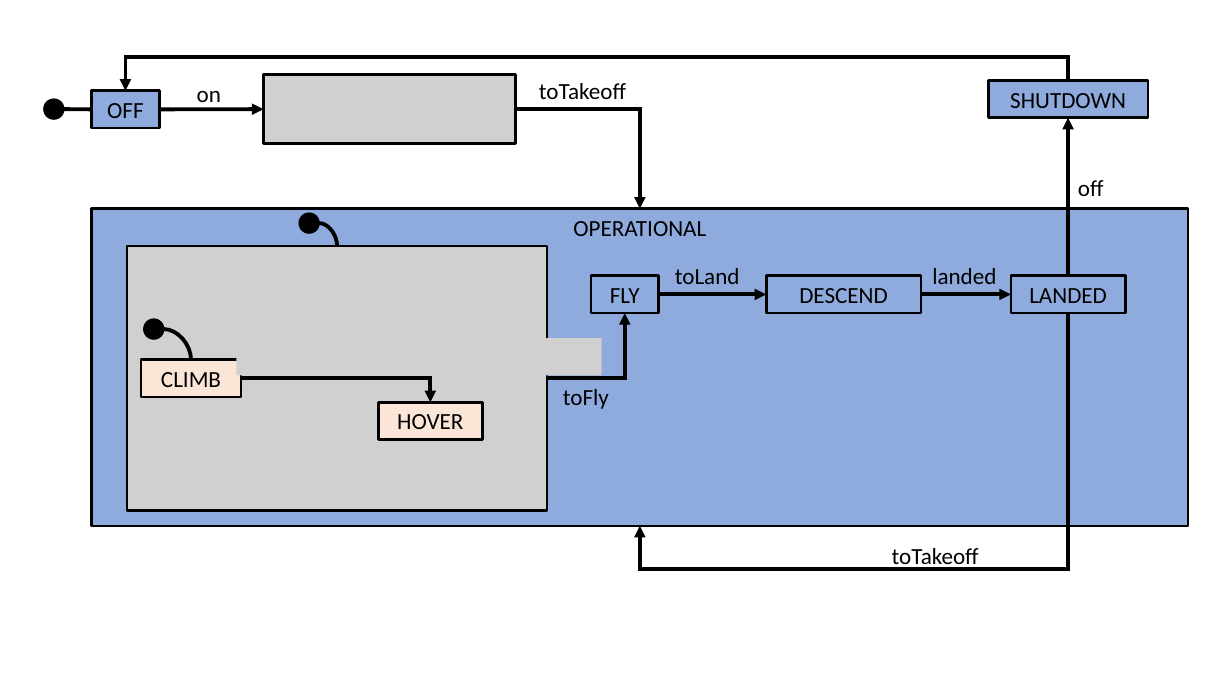
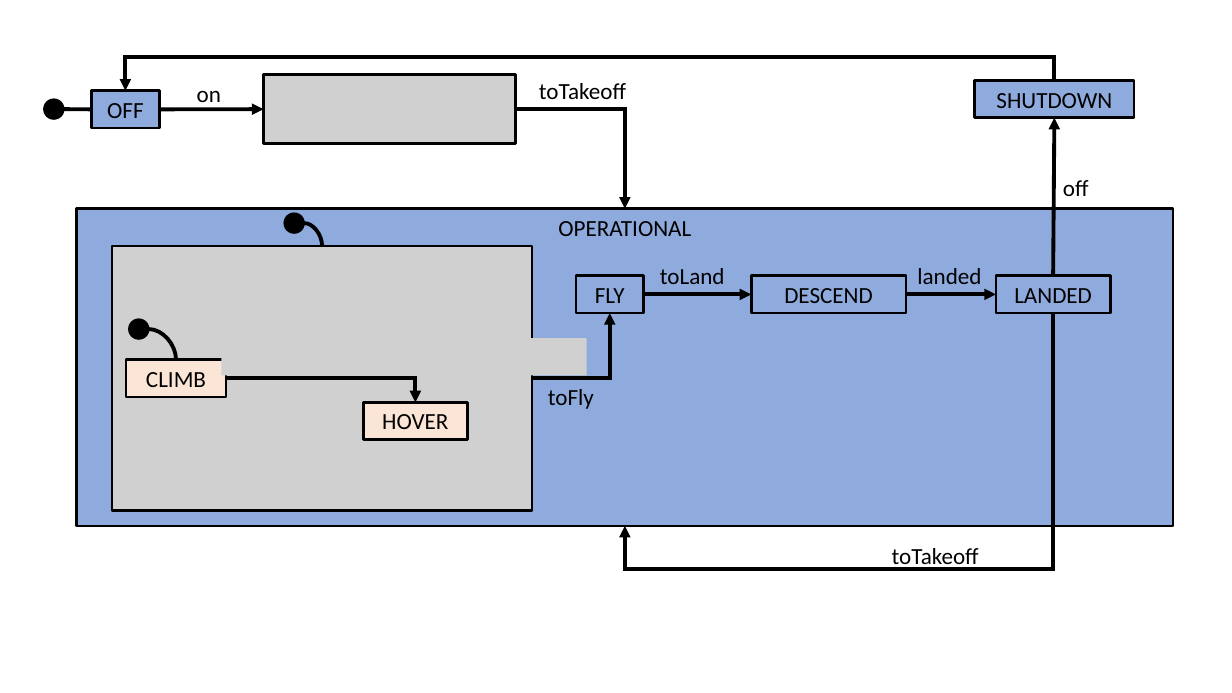
Before and after one commit to kmorris3/rodin_scxml_plugin, a slide deck: slide 2 of manuscripts/ABZ2020/source/figures/Diagrams.pptx. Drawn at 1232x693 pixels with LibreOffice and Linux fonts; fonts in the diff are those of the drawing; grey boxes stand for pictures. Boxes give left, top, right and bottom in pixels: in the first picture for what was removed or moved away, otherwise in the second. Text is boxed around its words. In the diff, an @@ line names an element or a change of style, - is before the commit and + after.

```diff
--- a/manuscripts/ABZ2020/source/figures/Diagrams.pptx
+++ b/manuscripts/ABZ2020/source/figures/Diagrams.pptx
@@ elbow arrow moved from (1068, 80) - (126, 91) to (1055, 80) - (126, 91) @@
@@ elbow arrow moved from (516, 109) - (640, 209) to (516, 109) - (625, 209) @@
@@ 7 rectangles, 4 texts, 3 arrows, 3 elbow arrows, 2 pictures, 2 ellipses, 2 curved lines: place and size @@
-7 rectangles, 4 texts, 3 arrows, 3 elbow arrows, 2 pictures, 2 ellipses, 2 curved lines at (91, 80, 1189, 569)
+7 rectangles, 4 texts, 3 arrows, 3 elbow arrows, 2 pictures, 2 ellipses, 2 curved lines at (77, 80, 1174, 569)
```
Also in this commit, not shown: 1 other slide changed, 2 other files.
